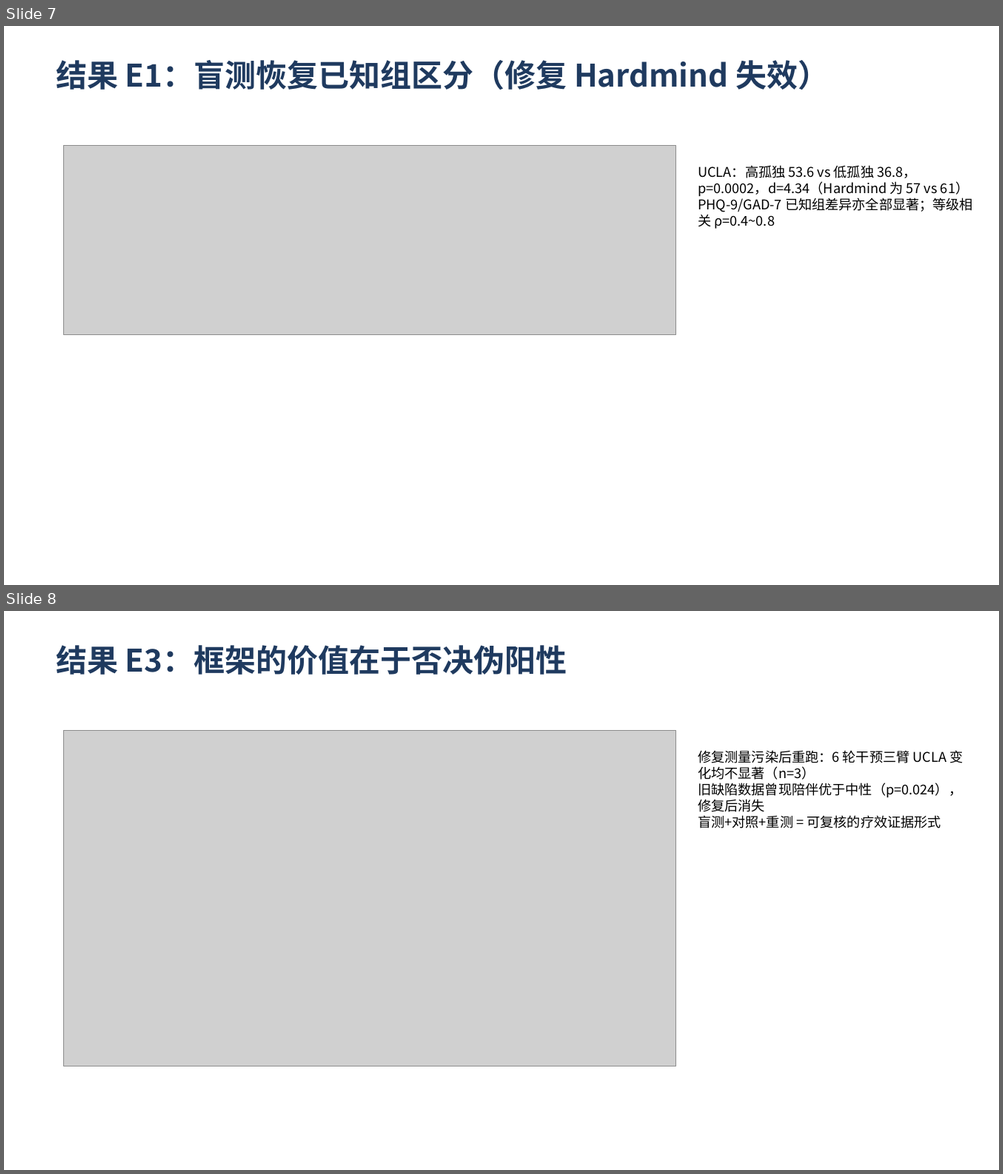
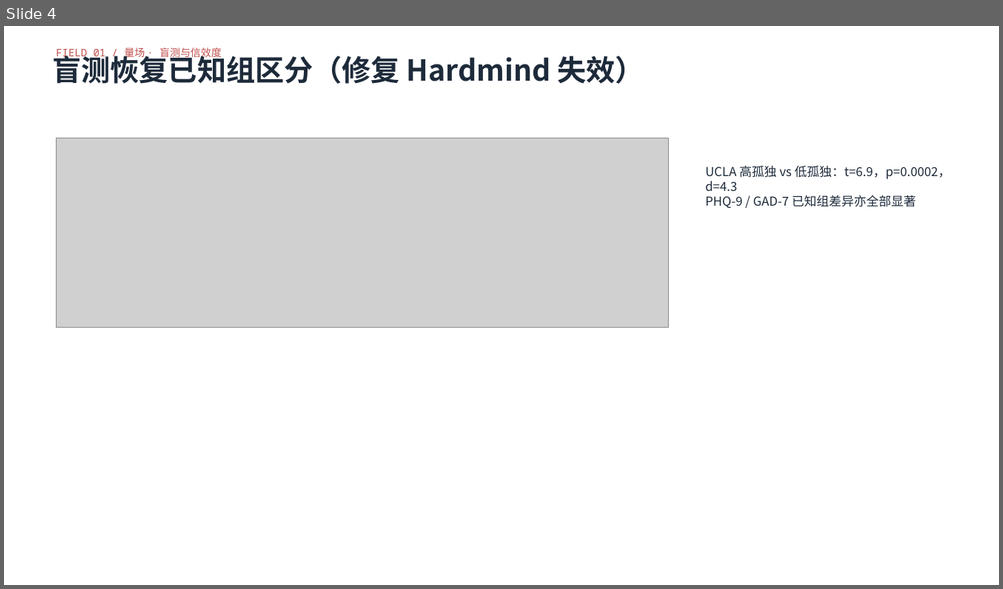
Before and after one commit to lizhong0525/Hardmind, a slide deck: docs/答辩PPT_心镜.pptx. Shown one above the other, each under a label of ours: slides 7 and 8 before the commit, slide 4 after it. The pictures are 1003x1174 and 1003x589 pixels, drawn with LibreOffice and Linux fonts; fonts in the diff are those of the drawing; grey boxes stand for pictures. Boxes give left, top, right and bottom in pixels: in the first picture for what was removed or moved away, otherwise in the second. Text is boxed around its words. In the diff, an @@ line names an element or a change of style, - is before the commit and + after.

Commit message:
E5-E8 实验数据与图表、四张概念图、五维榜单、视觉身份与报告刷新

```diff
--- a/docs/答辩PPT_心镜.pptx
+++ b/docs/答辩PPT_心镜.pptx
@@ slide 8 removed at (4, 611, 999, 1170), background #FFFFFF @@
@@ text removed at (56, 645, 566, 675) @@
-结果 E3：框架的价值在于否决伪阳性
@@ picture removed at (64, 730, 675, 1067) @@
@@ text removed at (697, 750, 962, 829) @@
-修复测量污染后重跑：6 轮干预三臂 UCLA 变化均不显著（n=3）
-旧缺陷数据曾现陪伴优于中性（p=0.024），修复后消失
-盲测+对照+重测 = 可复核的疗效证据形式
@@ what was slide 7 is now slide 4 @@
@@ slide 4 changed as well @@
@@ text added at (56, 47, 222, 59), 10 pt, text #C0504D @@
+FIELD 01 / 量场 · 盲测与信效度
@@ text at (52, 51, 643, 84): text changed; size 30 to 28 pt; text colour #1F3A5F to #1D2A3A @@
-结果 E1：盲测恢复已知组区分（修复 Hardmind 失效）
+盲测恢复已知组区分（修复 Hardmind 失效）
@@ picture: place and size @@
-picture at (64, 145, 675, 335)
+picture at (57, 138, 668, 327)
@@ text at (705, 166, 950, 208): text changed; size 13 to 12 pt; text colour #000000 to #1D2A3A @@
-UCLA：高孤独 53.6 vs 低孤独 36.8，p=0.0002，d=4.34（Hardmind 为 57 vs 61）
-PHQ-9/GAD-7 已知组差异亦全部显著；等级相关 ρ=0.4~0.8
+UCLA 高孤独 vs 低孤独：t=6.9，p=0.0002，d=4.3
+PHQ-9 / GAD-7 已知组差异亦全部显著
```
Also in this commit, not shown: 5 other slides changed, 6 slides added, 5 other slides removed, 33 other files.
